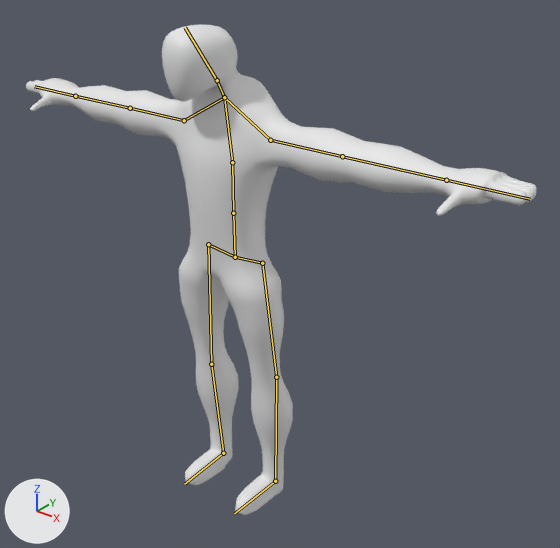
The Blender file Assets/Enemy/Model/FinishedCharacter3.blend, before and after one commit.
One viewpoint serves both versions: a camera (50 mm lens) standing at (2.67, -2.93, 3.38) and looking at (0.22, 0.12, 1.49). Lighting does not change. The marker at lower left points along +X, +Y and +Z. Both versions are drawn at frame 99 of the action 'ArmatureAction.001'; the numbers are the values there. The bones that bend it are drawn over the model as lines.

In view in the first picture: 'Skin'.
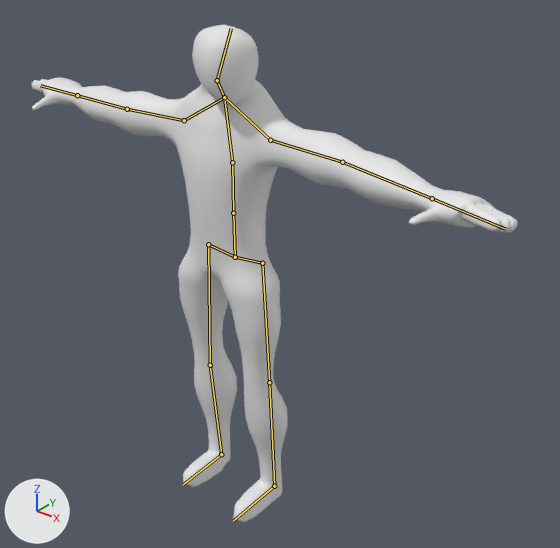
Where the change shows, as pixel boxes (x1, y1, x2, y2) in the pictures (560 x 548 px):
'Skin', posed: before (26, 25, 536, 515); after (32, 25, 518, 522)
bone 'Head', root to tip: before (217, 80) to (185, 27); after (217, 80) to (231, 28)
bone 'UpperArm.L', root to tip: before (270, 140) to (342, 156); after (270, 140) to (342, 162)
bone 'LowerArm.L', root to tip: before (342, 156) to (446, 180); after (342, 162) to (432, 198)
bone 'UpperArm.R', root to tip: before (184, 120) to (130, 108); after (184, 120) to (127, 109)
bone 'Upperarm.R', root to tip: before (130, 108) to (75, 96); after (127, 109) to (77, 95)
bone 'UpperLeg.L', root to tip: before (262, 263) to (276, 377); after (262, 263) to (269, 382)
bone 'LowerLeg.L', root to tip: before (276, 377) to (275, 481); after (269, 382) to (274, 486)
bone 'UpperLeg.R', root to tip: before (208, 244) to (211, 364); after (208, 244) to (210, 365)

The edits, one by one:
Bone 'Head' (bone_head) turns from (5, -19, 5) to (-18, 48, -44) degrees about its own x, y and z.
Bone 'UpperArm.L' (bone_upperarm_l) turns from (0, 0, 0) to (0, 0, -4) degrees about its own x, y and z.
Bone 'LowerArm.L' (bone_lowerarm_l) turns from (0, 0, 0) to (11, -11, -2) degrees about its own x, y and z.
Bone 'UpperArm.R' (bone_upperarm_r) turns from (0, 0, 0) to (3, 0, 0) degrees about its own x, y and z.
Bone 'Upperarm.R' (bone_upperarm_r_) turns from (0, 0, 0) to (-7, 0, 0) degrees about its own x, y and z.
Bone 'UpperLeg.L' (bone_upperleg_l) turns from (0, 0, 0) to (-5, 0, 0) degrees about its own x, y and z.
Bone 'LowerLeg.L' (bone_lowerleg_l) moves from (0.0, 0.0, 0.0) to (0.0, 0.004, -0.011).
Bone 'LowerLeg.L' (bone_lowerleg_l) turns from (0, 0, 0) to (-7, 0, 1) degrees about its own x, y and z.
Bone 'UpperLeg.R' (bone_upperleg_r) turns from (0, 0, 0) to (1, 0, 0) degrees about its own x, y and z.
